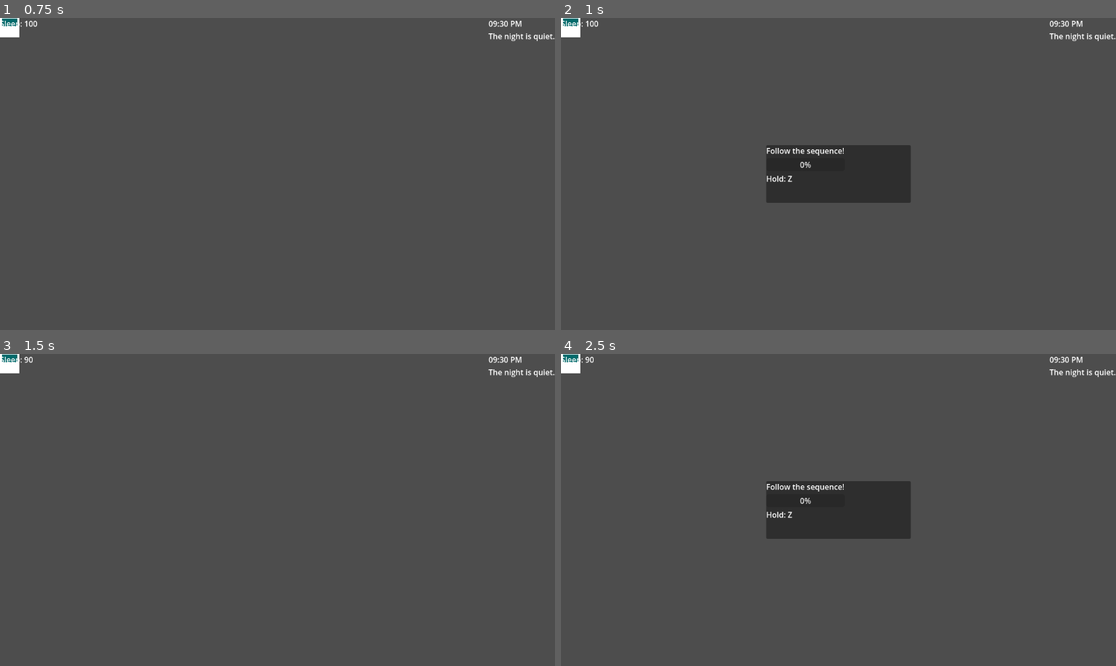
Above: before the commit, frames 1-4 (two rows, left to right).
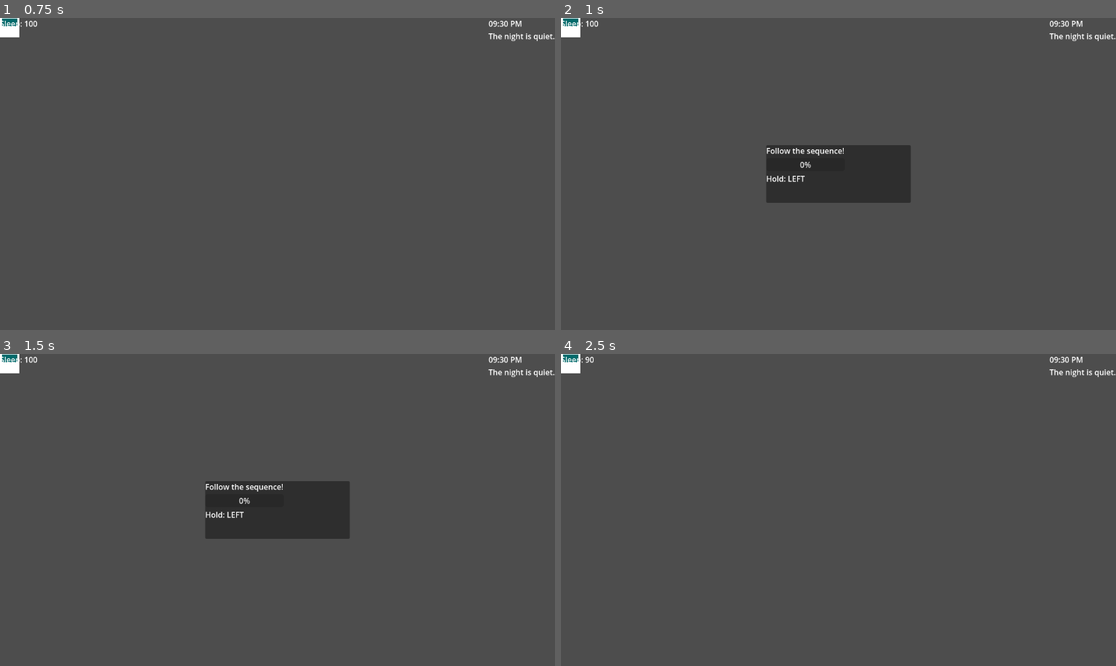
Above: after the commit, the same moments.

Repository: AiDN-Dev/let-me-sleep
Game: Godot game, scene res://Scenes/game.tscn
Two runs of this game, one before a commit and one after it. Both use one fixed random seed, a clock stepped at 60 frames per second and the inputs below. The project has no main scene, so this scene is started directly.
Inputs (mouse positions are in pixels of both pictures, inside the frame that each line leads up to):
- Up to frame 1 (0.75 s): tap Enter (ui_accept) at 0.5 s; move the mouse to (399, 158) at 0.52 s; hold Right from 0.53 s (still down); tap Z at 0.6 s; click (399, 158) at 0.67 s
- Up to frame 2 (1 s): keep holding Right; tap Enter (ui_accept) at 0.77 s; tap X at 0.8 s
- Up to frame 3 (1.5 s): release Right at 1.25 s; tap Enter (ui_accept) at 1.25 s; drag from (166, 525) to (249, 572) at 1.27 s
- Up to frame 4 (2.5 s): move the mouse to (894, 441) at 2.02 s; hold Right from 2.03 s (still down); tap C at 2.1 s; tap Z at 2.3 s

Frame 1 is identical in both runs. In frame 2, less than 0.1% of the frame differs, in the area x 40-44%, y 50-53%; in frame 3, 4.7%, in the area x 4-63%, y 0-60%; in frame 4, 4.7%.

Commit message:
Tweaking the multiple keys in QTEs

Diff:
--- a/scripts/Interruptions/qte_window.gd
+++ b/scripts/Interruptions/qte_window.gd
@@ -4,24 +4,19 @@
 
 signal qte_finished(success: bool)
 
-@export var hold_key: Key = KEY_Z
-@export var hold_time: float = 2.0
-@export var grace_time: float = 1.5
+@export var max_hold_time: float = 3.0     # max seconds per key
+@export var grace_duration: float = 0.5    # seconds to allow wrong key presses
 
 @onready var instruction_label: Label = $VBoxContainer/InstructionsLabel
 @onready var progress_bar: ProgressBar = $VBoxContainer/EventProgressbar
 @onready var hint_label: Label = $VBoxContainer/HintLabel
 
-var progress := 0.0
-var remaining_grace := 0.0
 var active := false
-
 var qte_sequence: Array[QTEKey] = []
 var current_index := 0
 var current_progress := 0.0
-
+var current_elapsed := 0.0
 var grace_timer := 0.0
-var grace_duration := 0.5
 
 # === Start a new QTE sequence ===
 func start_qte(text: String, keys: Array[QTEKey]) -> void:
@@ -29,9 +24,13 @@
 	qte_sequence = keys
 	current_index = 0
 	current_progress = 0.0
+	current_elapsed = 0.0
+	grace_timer = 0.0
+
 	progress_bar.value = 0
 	progress_bar.max_value = qte_sequence[0].hold_time
 	hint_label.text = "Hold: %s" % _get_key_name(qte_sequence[0].keycode)
+
 	active = true
 	show()
 
@@ -42,36 +41,47 @@
 
 	var current_key = qte_sequence[current_index]
 
-	# Check if the correct key is being held
+	# Update elapsed time for this key
+	current_elapsed += delta
+
+	# Fail if max hold time exceeded
+	if current_elapsed > max_hold_time:
+		_finish(false)
+		return
+
+	# Countdown grace timer
+	if grace_timer > 0:
+		grace_timer -= delta
+		if grace_timer <= 0:
+			_finish(false)
+			return
+
+	# Update progress for holding the correct key
 	if Input.is_key_pressed(current_key.keycode):
 		current_progress += delta
+		grace_timer = 0  # pressing correct key cancels any grace timer
 	else:
-		current_progress -= delta # decay if not holding
+		current_progress -= delta  # decay if not holding
 
 	# Clamp progress
 	current_progress = clamp(current_progress, 0, current_key.hold_time)
 	progress_bar.value = current_progress
 
-	# Check if current key is completed
+	# Check if current key completed
 	if current_progress >= current_key.hold_time:
 		current_index += 1
 		if current_index >= qte_sequence.size():
 			_finish(true)
 			return
-		# Reset progress for next key
+		# Reset for next key
 		current_progress = 0
+		current_elapsed = 0
+		grace_timer = 0
 		progress_bar.max_value = qte_sequence[current_index].hold_time
+		progress_bar.value = 0
 		hint_label.text = "Hold: %s" % _get_key_name(qte_sequence[current_index].keycode)
 
-		grace_timer = grace_duration
-
-		if grace_timer > 0:
-			grace_timer -= delta
-		else:
-			if not Input.is_key_pressed(current_key.keycode):
-				current_progress -= delta
-
-# === Handle key presses (sequential and fail-on-wrong) ===
+# === Handle key presses (fail on wrong, with grace) ===
 func _input(event: InputEvent) -> void:
 	if not active:
 		return
@@ -79,13 +89,10 @@
 	if event is InputEventKey and event.pressed:
 		var current_key = qte_sequence[current_index]
 
-		if current_progress < current_key.hold_time:
-			if event.keycode == current_key.keycode:
-				current_progress += 0.05
-				current_progress = clamp(current_progress, 0, current_key.hold_time)
-			elif grace_timer <= 0:
-				_finish(false)
+		if event.keycode != current_key.keycode:
+			grace_timer = grace_duration  # start grace timer on wrong key
 
+# === Helper to show key name in hint label ===
 func _get_key_name(keycode: int) -> String:
 	match keycode:
 		KEY_Z: return "Z"
@@ -97,10 +104,11 @@
 		KEY_RIGHT: return "RIGHT"
 		_: return str(keycode)
 
-# === Finish QTE ===
+# === Finish QTE sequence ===
 func _finish(success: bool) -> void:
 	if not active:
-		return  # prevent double finish
+		return
+
 	active = false
 	hide()
 	emit_signal("qte_finished", success)
--- a/scripts/game.gd
+++ b/scripts/game.gd
@@ -11,6 +11,7 @@
 @onready var time_label: Label = $UI/PlayerUI/TimeLabel
 
 var night_progress := 0
+var possible_keys := [KEY_Z, KEY_X, KEY_C, KEY_UP, KEY_DOWN, KEY_LEFT, KEY_RIGHT]
 
 # Random number generator
 var rng := RandomNumberGenerator.new()
@@ -20,10 +21,10 @@
 	rng.randomize()
 
 	# Connect QTE signal
-	qte_window.qte_finished.connect(_on_qte_finished)
+	qte_window.qte_finished.connect(Callable(self, "_on_qte_finished"))
 
 	# Connect Interruption Manager
-	interruption_manager.interruption_finished.connect(_on_interruption_finished)
+	interruption_manager.interruption_finished.connect(Callable(self, "_on_interruption_finished"))
 
 	# Connect dog interruption signal (once)
 	#dog_window.connect("interruption_finished", Callable(self, "_on_dog_finished"))
@@ -49,13 +50,7 @@
 	start_qte()
 
 func start_qte() -> void:
-	var qte_sequence: Array[QTEKey] = [
-		QTEKey.new(KEY_Z, 1.0),
-		QTEKey.new(KEY_X, 1.0),
-		QTEKey.new(KEY_UP, 0.7),
-		QTEKey.new(KEY_DOWN, 0.7)
-	]
-
+	var qte_sequence: Array[QTEKey] = generate_qte_sequence(4)
 	qte_window.start_qte("Follow the sequence!", qte_sequence)
 
 # === Event handlers ===
@@ -131,3 +126,11 @@
 
 func update_time_and_flavour():
 	time_label.text = "%s\n%s" % [get_current_time(), get_flavour_text()]
+
+func generate_qte_sequence(length: int) -> Array[QTEKey]:
+	var sequence: Array[QTEKey] = []
+	for i in range(length):
+		var keycode = possible_keys[rng.randi_range(0, possible_keys.size() - 1)]
+		var hold_time = 0.8 + rng.randf() * 0.7  # random hold between 0.8s and 1.5s
+		sequence.append(QTEKey.new(keycode, hold_time))
+	return sequence
